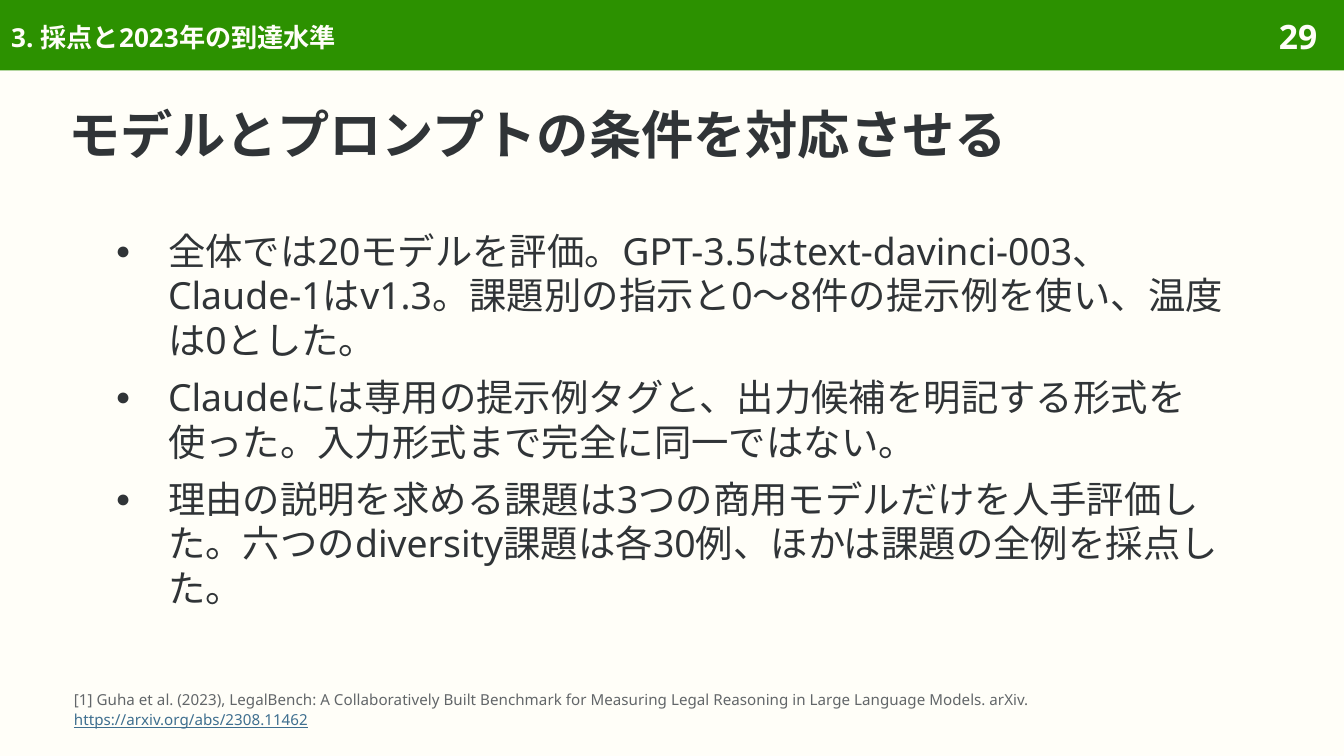
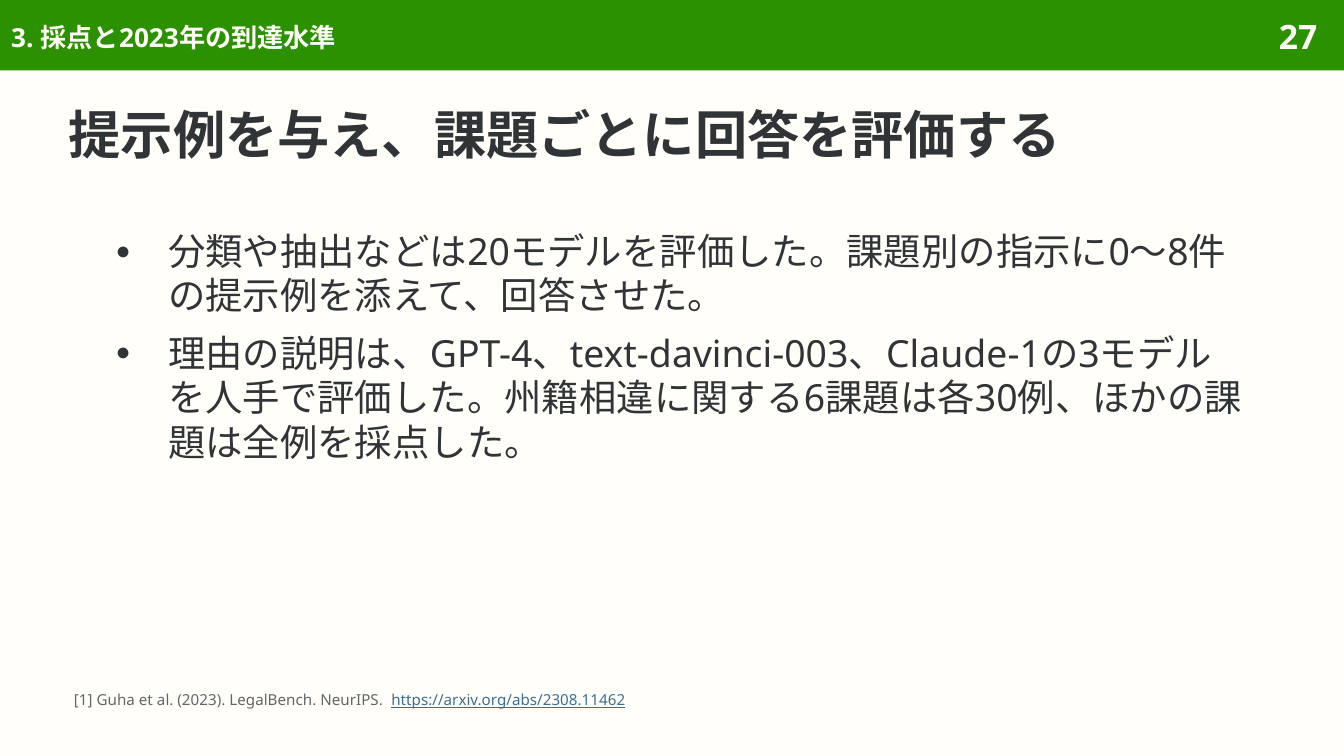
Before and after one commit to sasakiy84/datasets-in-10-minutes, a slide deck: slide 27 of slides/datasets-in-10-minutes-legalbench.pptx (slide 29 before the commit). Drawn at 1344x756 pixels with LibreOffice and Linux fonts; fonts in the diff are those of the drawing. Boxes give left, top, right and bottom in pixels: in the first picture for what was removed or moved away, otherwise in the second. Text is boxed around its words. In the diff, an @@ line names an element or a change of style, - is before the commit and + after.

Commit message:
Rebuild LegalBench slides around legal tasks and original evaluation

```diff
--- a/slides/datasets-in-10-minutes-legalbench.pptx
+++ b/slides/datasets-in-10-minutes-legalbench.pptx
@@ page number at (1279,24,1317,49): text changed @@
-29
+27
@@ title at (69,109,1061,159): text changed @@
-モデルとプロンプトの条件を対応させる
+提示例を与え、課題ごとに回答を評価する
@@ text at (168,233,1242,459): text changed @@
-● 全体では20モデルを評価。GPT-3.5はtext-davinci-003、Claude-1はv1.3。課題別の指示と0〜8件の提示例を使い、温度は0とした。
-● Claudeには専用の提示例タグと、出力候補を明記する形式を使った。入力形式まで完全に同一ではない。
-● 理由の説明を求める課題は3つの商用モデルだけを人手評価した。六つのdiversity課題は各30例、ほかは課題の全例を採点した。
+● 分類や抽出などは20モデルを評価した。課題別の指示に0〜8件の提示例を添えて、回答させた。
+● 理由の説明は、GPT-4、text-davinci-003、Claude-1の3モデルを人手で評価した。州籍相違に関する6課題は各30例、ほかの課題は全例を採点した。
@@ text at (74,693,625,709): text changed @@
-[1] Guha et al. (2023), LegalBench: A Collaboratively Built Benchmark for Measuring Legal Reasoning in Large Language Models. arXiv.
-https://arxiv.org/abs/2308.11462
+[1] Guha et al. (2023). LegalBench. NeurIPS. https://arxiv.org/abs/2308.11462
```
Also in this commit, not shown: 48 other slides changed, 30 slides removed, 43 other files.
